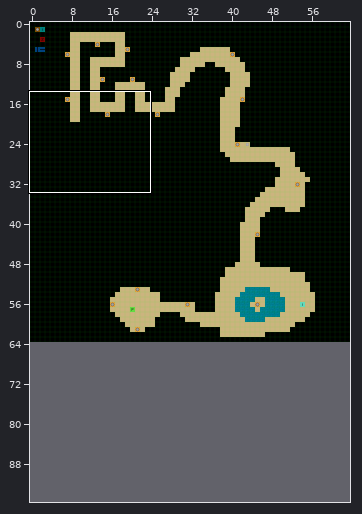
Two states of a Tiled map, assets-src/maps/chap1.tmx. Above, an overview of the earlier version with the close-up marked.
Close-up. First the earlier version:
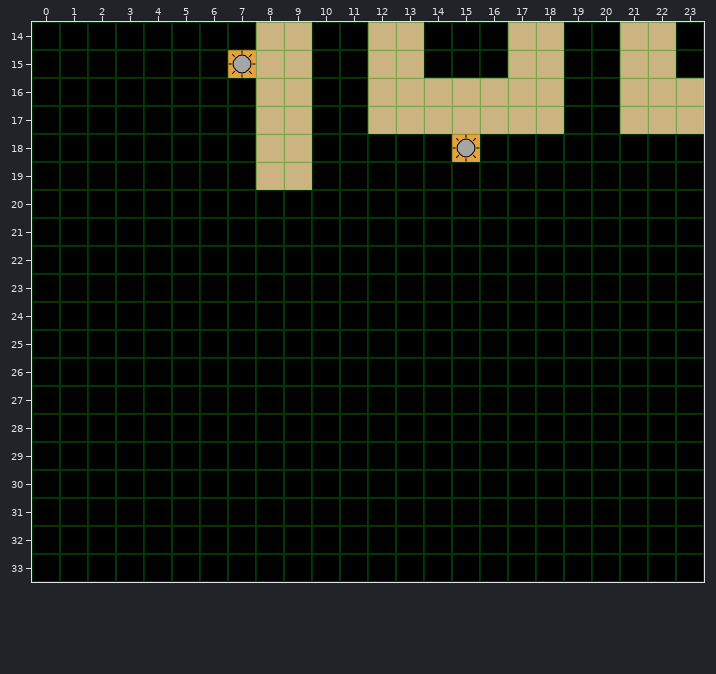
Cells are 32x32 px. Shown: x 0..23, y 14..33. The commit also changed other parts of the map, which this record leaves out. The old version is drawn lined up with the new one.
After:
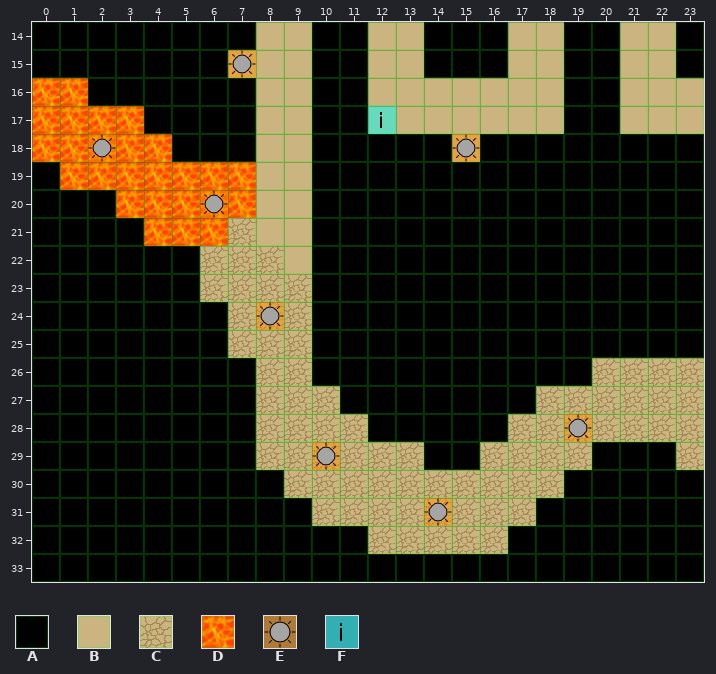
Key: from "basic": A 0, B 1, C 2, D 6; from "items": E 0, F 5.
_ is an empty cell.
Objects are placed by their top-left corner, in cells (3,4 is the top-left corner of cell 3,4); size is 1x1 cell unless given.
Tiles of an added or newly shown layer are drawn over the layers below it.
Edits made:
map size 64x64 -> 64x96 cells
Layer "map":
Tile A gives way to one hidden under a higher layer in row 21 at x 7; in row 22 at x 6 to 8; in row 23 at x 6 to 9; in rows 24 to 25 at x 7 to 9; in row 26 at x 8 to 9 and 20 to 23; in row 27 at x 8 to 10 and 18 to 23.
Tile A gives way to one hidden under a higher layer in row 28 at x 8 to 11 and 17 to 23; in row 29 at x 8 to 13, 16 to 19 and 23; in row 30 at x 9 to 18; in row 31 at x 10 to 17; in row 32 at x 12 to 16.
Tile A gives way to tile B in rows 20 to 21 at x 8 to 9; in row 22 at x 9.
Tile A gives way to tile D in row 16 at x 0 to 1; in row 17 at x 0 to 3; in row 18 at x 0 to 4; in row 19 at x 1 to 7; in row 20 at x 3 to 7; in row 21 at x 4 to 6.
Layer "lava_bridge" (added):
The edit adds tile C in row 21 at x 7; in row 22 at x 6 to 8; in row 23 at x 6 to 9; in rows 24 to 25 at x 7 to 9; in row 26 at x 8 to 9 and 20 to 23; in row 27 at x 8 to 10 and 18 to 23.
The edit adds tile C in row 28 at x 8 to 11 and 17 to 23; in row 29 at x 8 to 13, 16 to 19 and 23; in row 30 at x 9 to 18; in row 31 at x 10 to 17; in row 32 at x 12 to 16.
Layer "lights":
A new object: E "LavaLight" at 2,18.
A new object: E "LavaLight" at 6,20.
A new object: E "LavaLight" at 8,24.
A new object: E "LavaLight" at 19,28.
A new object: E "LavaLight" at 10,29.
A new object: E "LavaLight" at 14,31.
Layer "items":
A new object: F "indice2" at 12,17.
Pixel boxes of the changes (left, top, right, bottom) in both close-ups:
changed: (32, 78, 704, 554)
